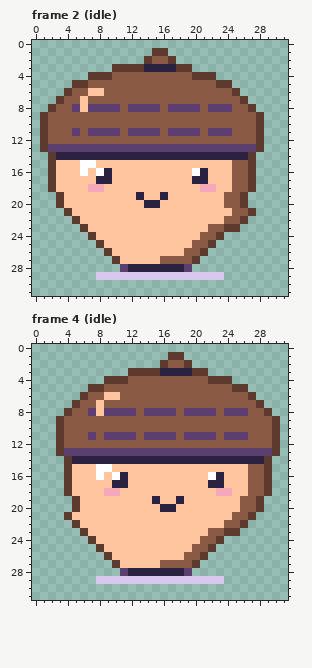
A pixel-art file gets an edit: art/characters/nature/acornet.aseprite. The picture above is the old version.
32x32 pixels, 28 frames. Shown: frame 2 (idle), frame 4 (idle). The commit also changed other frames, which this record leaves out.
After the commit:
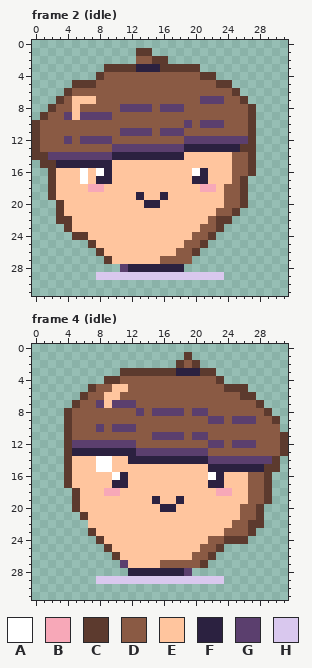
Palette (. is transparent): A #ffffff  B #f7a8b8  C #5c3a2e  D #8a5a44  E #ffc59e  F #2b2140  G #5b3f6e  H #d9c8ee
Difference:
Frame 2 (idle), layer "pet":
y 1: x 13..16 ..CC -> CC..
y 2: x 13..17 .CDDC -> DDCC.
y 3: x 9 . -> C; x 13 C -> F; x 16..17 FF -> CC; x 20 . -> C
y 4: x 7 C -> .; x 9 C -> D; x 20 C -> D
y 5: x 7 D -> C
y 6: x 7..8 EE -> DD
y 7: x 5 D -> E; x 7 D -> E; x 21..23 DDD -> GGG
y 8: x 5..11 GEGGGGD -> EDDDDDG; x 15..16 GD -> DG; x 19..20 GG -> DD; x 22..24 GGG -> DDD
y 9: x 4..9 DDDDDD -> GEGGGG; x 27..28 DC -> C.
y 10: x 0..1 .C -> CD; x 19 D -> G; x 21..23 DDD -> GGG; x 27..28 DC -> C.
y 11: x 0..1 .C -> CD; x 5 G -> D; x 7..11 GGGGD -> DDDDG; x 15..16 GD -> DG; x 19..20 GG -> DD; x 22..24 GGG -> DDD; x 27..28 DC -> C.
y 12: x 0..1 .C -> CD; x 4 D -> G; x 6..9 DDDD -> GGGG; x 19..28 DDDDDDDDDC -> GGGGGGGGC.
y 13: x 0..9 .CGGGGGGGG -> CDDDDDDDDD; x 19..28 GGGGGGGGGC -> FFFFFFFCC.
y 14: x 0..9 ..CFFFFFFF -> CCGGGGGGGG; x 19..26 FFFFFFFF -> EEEEEEDD
y 15: x 1 . -> C; x 3..9 EEEAAEE -> FFFFFFF
y 17: x 6 E -> A; x 26..27 DC -> C.
y 18: x 24 E -> D; x 26..27 DC -> C.
y 19: x 2..3 .C -> CE
y 21: x 3..4 .C -> CE; x 23..27 EEDDC -> DDC..
y 22: x 3..5 ..C -> CCE; x 22..26 EEDDC -> DCC..
y 23: x 4..6 ..C -> CEE; x 21 E -> D; x 23..25 DCC -> C..
y 24: x 5..7 ..C -> CCE; x 20 E -> D; x 22..23 DC -> C.
y 25: x 7..8 .C -> CE; x 19 E -> D; x 21..22 DC -> C.
y 26: x 8..9 .C -> CE; x 18 E -> D; x 20..21 DC -> C.
y 27: x 9..10 .C -> CE; x 20 C -> .
y 28: x 19 G -> .
Frame 4 (idle), layer "pet":
y 1: x 17..19 CC. -> ..C
y 2: x 16..20 CDDC. -> ..CDC
y 3: x 11 . -> C; x 16..17 FF -> CC; x 20 C -> F; x 22 . -> C
y 4: x 11 C -> D; x 22 C -> D; x 24 C -> .
y 5: x 8 C -> D; x 10..11 DD -> EE; x 24 D -> C
y 6: x 26 D -> C
y 7: x 8..12 EDDDD -> GEGGG
y 8: x 7..14 GEGGGGDG -> DDDDDDGD; x 18..19 DG -> GD; x 22 G -> D; x 24..26 GGG -> DDD
y 9: x 3..4 CD -> .C; x 22..23 DD -> GG; x 25..27 DDD -> GGG
y 10: x 3..4 CD -> .C; x 8 D -> G; x 10..12 DDD -> GGG; x 30 C -> D
y 11: x 3..4 CD -> .C; x 7 G -> D; x 9..12 GGGG -> DDDD; x 14 G -> D; x 18..19 DG -> GD; x 22 G -> D; x 24..26 GGG -> DDD; x 30..31 C. -> DC
y 12: x 3..12 CDDDDDDDDD -> .CGGGGGGGG; x 22..23 DD -> GG; x 25..27 DDD -> GGG; x 30..31 C. -> DC
y 13: x 3..12 CGGGGGGGGG -> .CFFFFFFFF; x 22..31 GGGGGGGGC. -> DDDDDDDDDC
y 14: x 5..11 FFFFFFF -> EEEAAEE; x 22..30 FFFFFFFC. -> GGGGGGGGC
y 15: x 22..28 EEEEEDD -> FFFFFFF; x 30 . -> C
y 16: x 8 A -> E
y 18: x 4..5 CE -> .C
y 19: x 26 D -> E; x 28..29 C. -> DC
y 21: x 4..6 CEE -> ..C; x 25 D -> E; x 27..28 C. -> DC
y 22: x 5..6 CE -> ..; x 24 D -> E; x 26..28 C.. -> DCC
y 23: x 6..7 CE -> .C; x 22..27 DDCC.. -> EEDDDC
y 24: x 7..8 CE -> .C; x 21 D -> E; x 23..26 C... -> DCCC
y 25: x 8..9 CE -> .C; x 20 D -> E; x 22..23 C. -> DC
y 26: x 9..10 CE -> .C; x 19 D -> E; x 21..22 C. -> DC
y 27: x 10..11 CE -> .G; x 20..21 C. -> DC
y 28: x 11 G -> .
Boxes around the changes in both pictures, in picture pixels (x1, y1, x2, y2):
changed: (32, 48, 264, 272)
changed: (56, 352, 288, 576)
